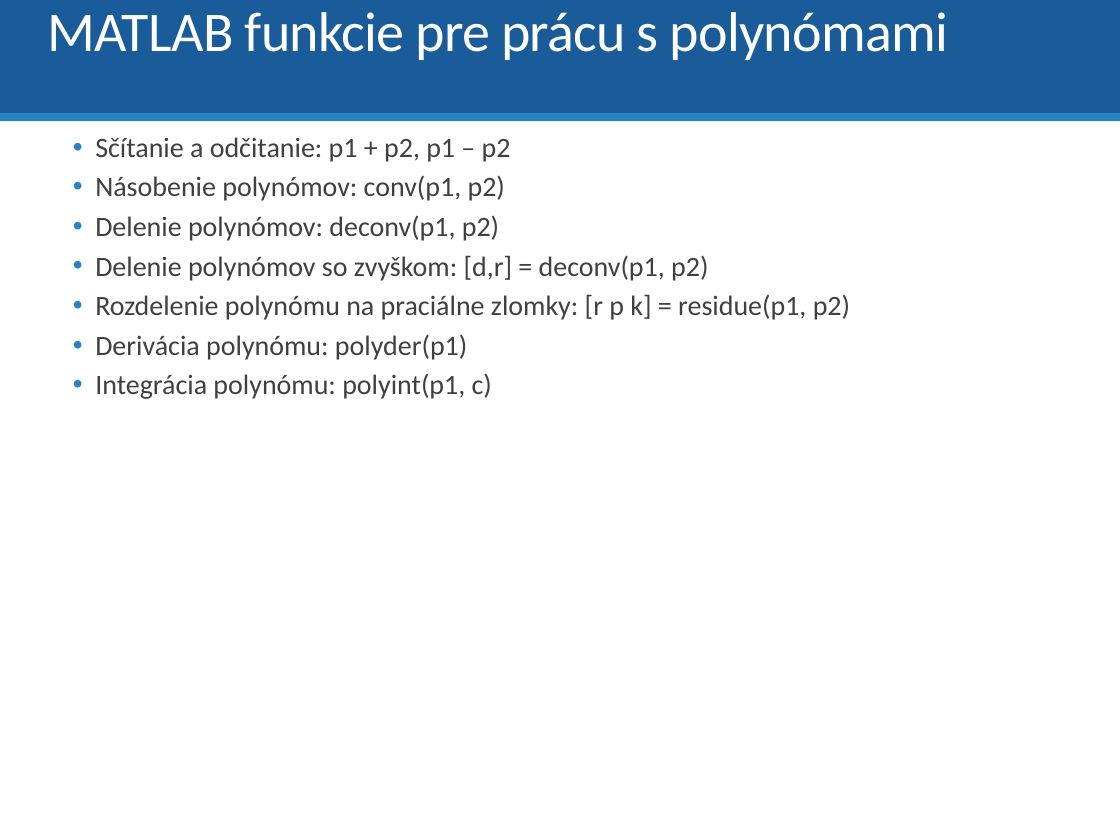
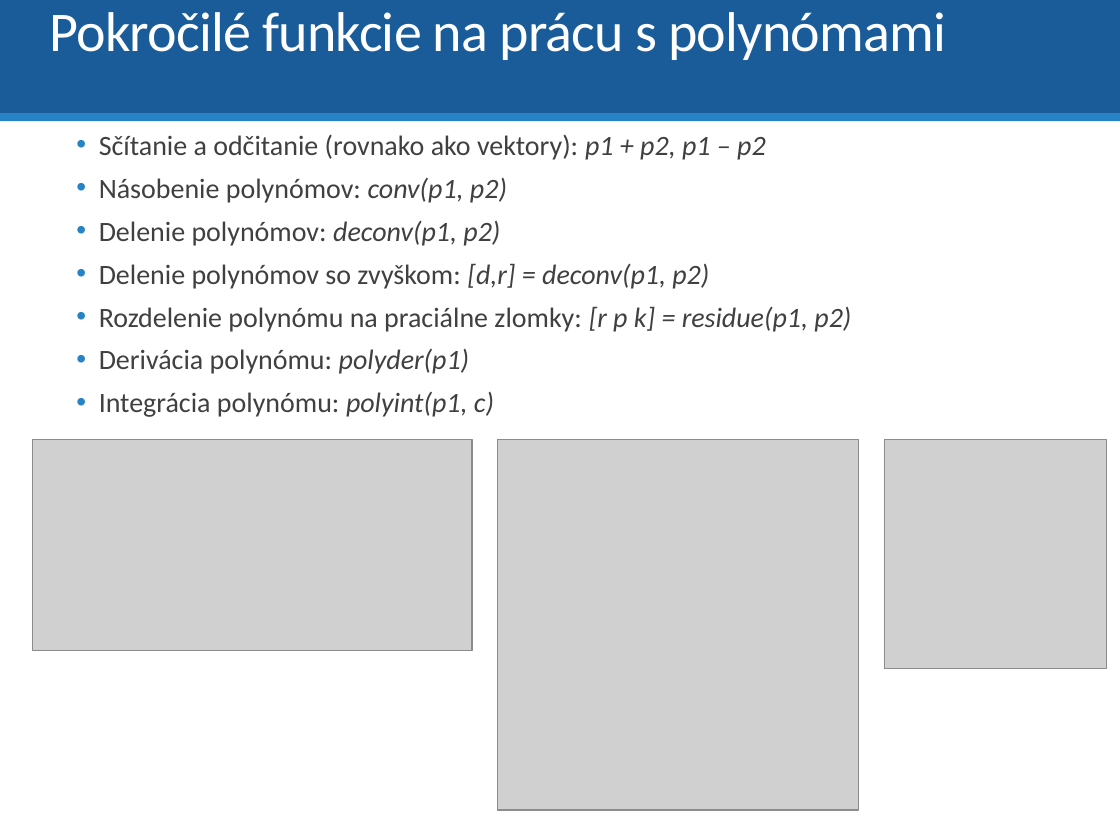
Before and after one commit to dodekm/TeamProjektKybernetika, a slide deck: slide 26 of Nove prednasky/P0_Opakovanie_Matlab_Simulink.pptx (slide 21 before the commit). Drawn at 1120x840 pixels with LibreOffice and Linux fonts; fonts in the diff are those of the drawing; grey boxes stand for pictures. Boxes give left, top, right and bottom in pixels: in the first picture for what was removed or moved away, otherwise in the second. Text is boxed around its words. In the diff, an @@ line names an element or a change of style, - is before the commit and + after.

```diff
--- a/Nove prednasky/P0_Opakovanie_Matlab_Simulink.pptx
+++ b/Nove prednasky/P0_Opakovanie_Matlab_Simulink.pptx
@@ title at <box>49,12,946,60</box>: text changed @@
-MATLAB funkcie pre prácu s polynómami
+Pokročilé funkcie na prácu s polynómami
@@ text at <box>99,134,766,160</box>: text changed @@
-  • Sčítanie a odčitanie: p1 + p2, p1 – p2
+  • Sčítanie a odčitanie (rovnako ako vektory): p1 + p2, p1 – p2
@@ text at <box>99,178,851,417</box>: italic on in "conv(p1, p2)", "deconv(p1, p2)", "[d,r] = deconv(p1, p2)", "[r p k] = residue(p1, p2)" and 2 more places; line spacing 0.9 to 1 @@
@@ picture added at <box>32,440,473,652</box> @@
@@ picture added at <box>497,440,858,811</box> @@
@@ picture added at <box>885,440,1107,669</box> @@
```
Also in this commit, not shown: 28 other slides changed, 8 slides added, 4 slides removed, 1 other file.
